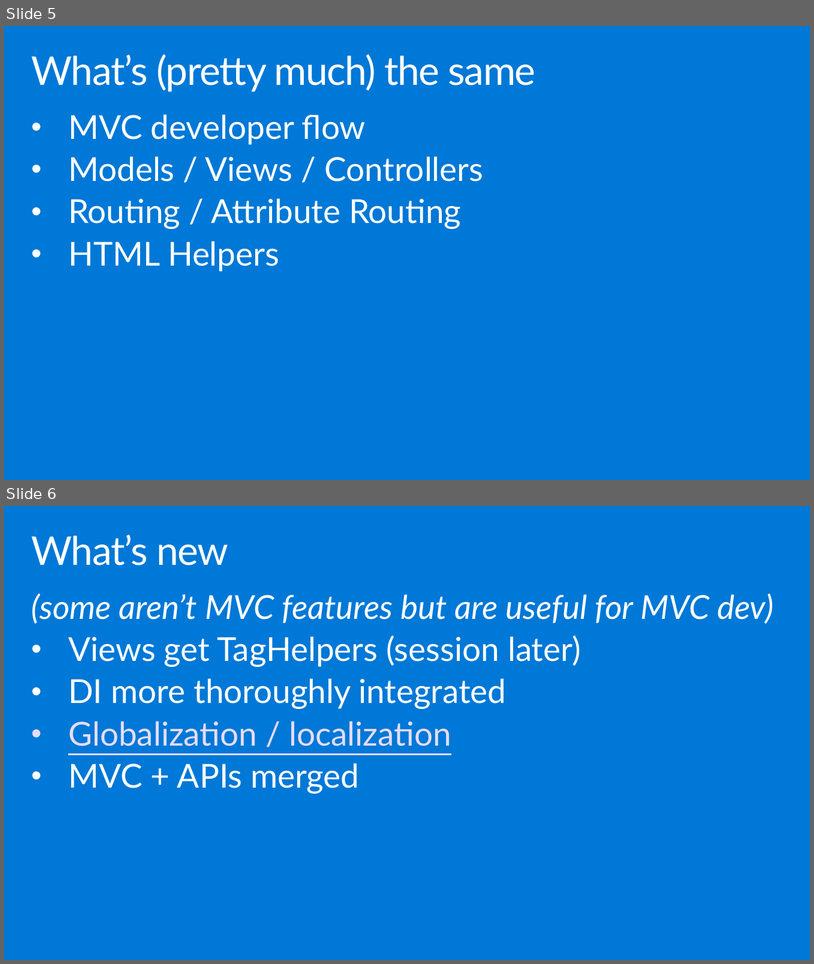
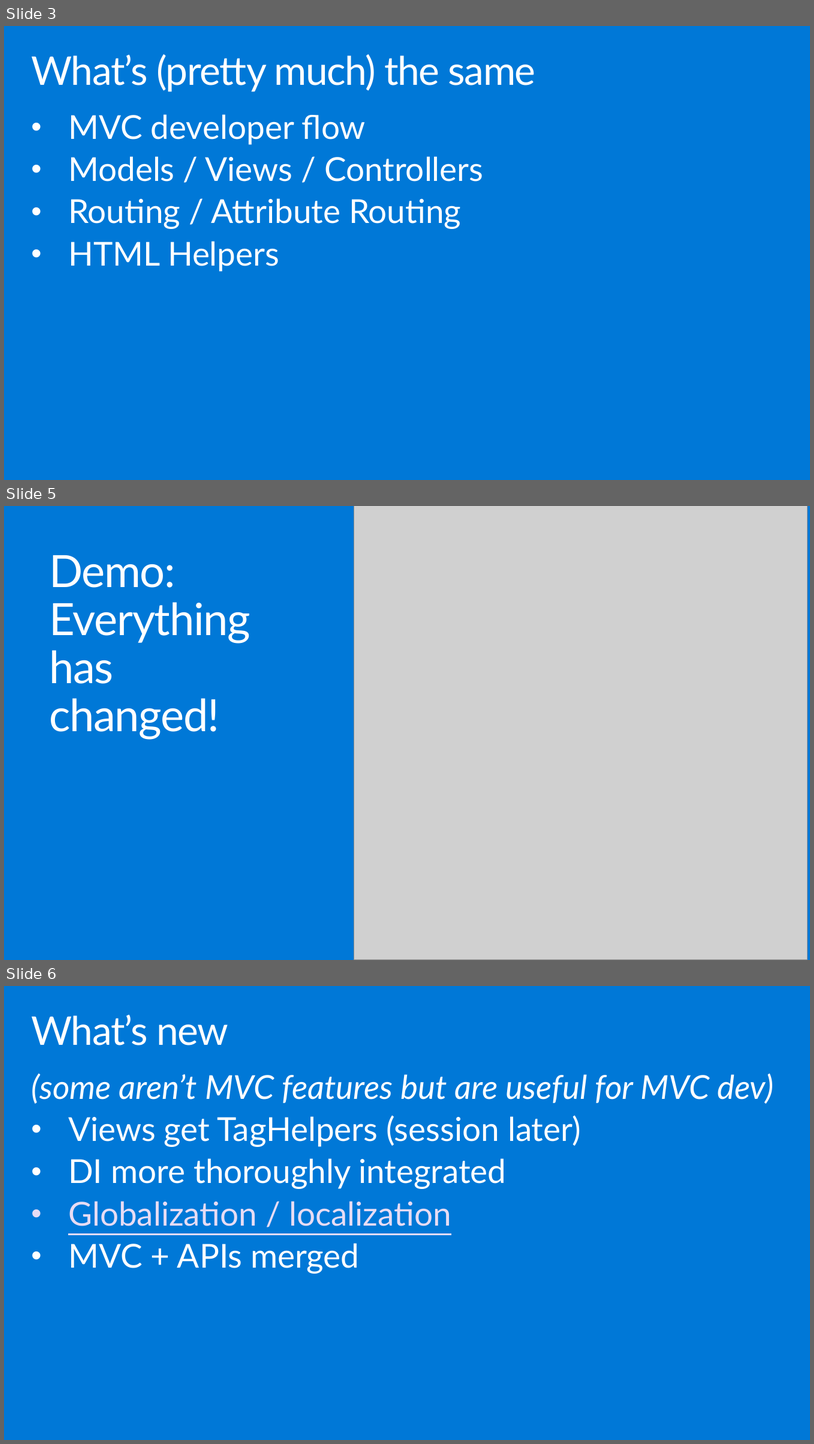
Before and after one commit to dotnet-presentations/aspnetcore-concepts-workshop, a slide deck: Slides/Intro to Routing and MVC.pptx. Shown one above the other, each under a label of ours: slides 5 and 6 before the commit, slides 3, 5 and 6 after it; the slides between them are not shown. The pictures are 814x964 and 814x1444 pixels, drawn with LibreOffice and Linux fonts; fonts in the diff are those of the drawing; grey boxes stand for pictures; background and template pictures are left out. Boxes give left, top, right and bottom in pixels: in the first picture for what was removed or moved away, otherwise in the second. Text is boxed around its words. In the diff, an @@ line names an element or a change of style, - is before the commit and + after.

```diff
--- a/Slides/Intro to Routing and MVC.pptx
+++ b/Slides/Intro to Routing and MVC.pptx
@@ slide 5 added at [4, 506, 810, 960], background #0078D7 @@
@@ picture added at [354, 506, 808, 960] @@
@@ title added at [49, 555, 251, 739], 54 pt, text #FFFFFF @@
+Demo:
+Everything
+has
+changed!
@@ what was slide 5 is now slide 3 @@
```
Also in this commit, not shown: 2 other slides added, 2 slides removed.
